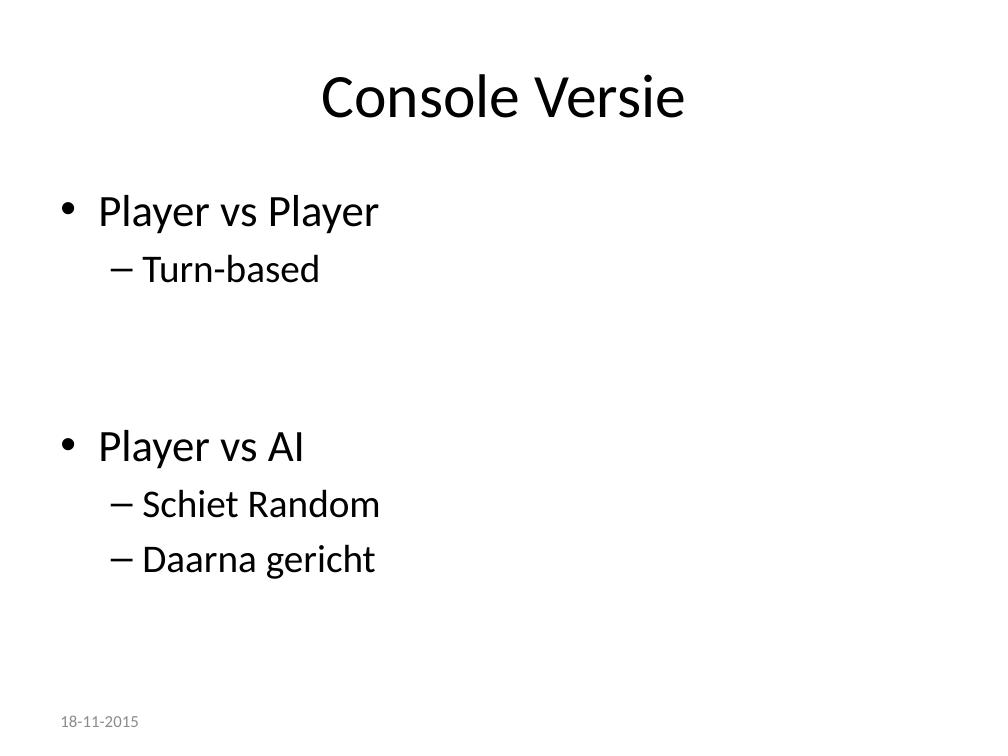
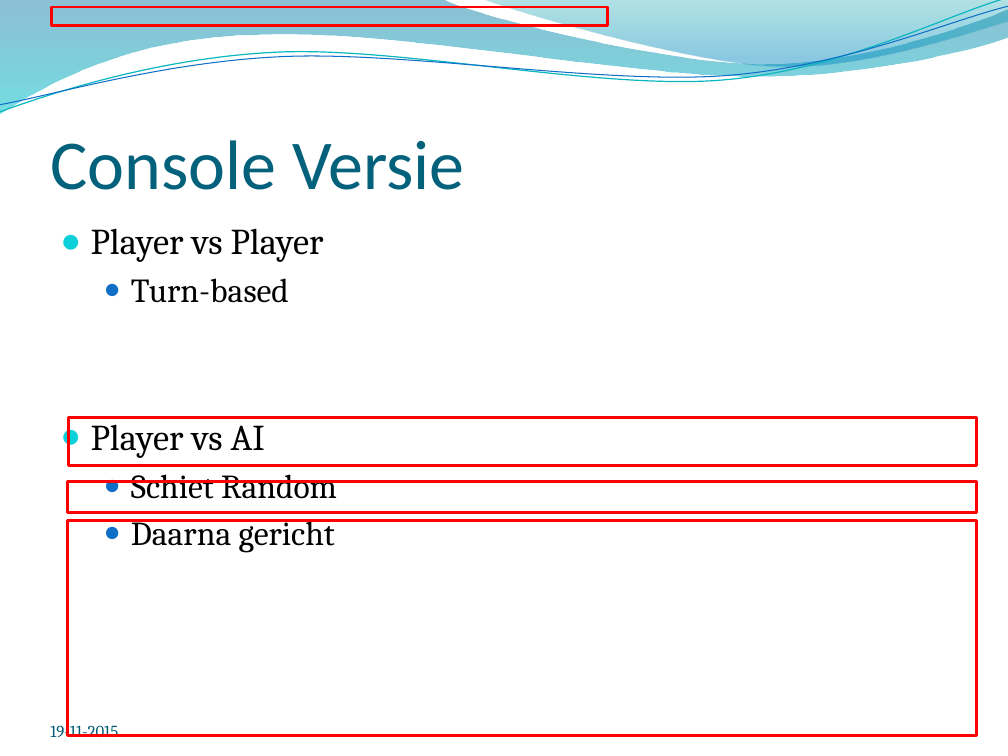
Before and after one commit to kevinrijs/ZeeSlagOnline, a slide deck: slide 5 of ZeeslagPresentatie2.pptx. Drawn at 1008x756 pixels with LibreOffice and Linux fonts; fonts in the diff are those of the drawing; background and template pictures are left out. Boxes give left, top, right and bottom in pixels: in the first picture for what was removed or moved away, otherwise in the second. Text is boxed around its words. In the diff, an @@ line names an element or a change of style, - is before the commit and + after.

```diff
--- a/ZeeslagPresentatie2.pptx
+++ b/ZeeslagPresentatie2.pptx
@@ freeform shape added at (x1=0, y1=0, x2=1008, y2=114), fill gradient #0074A1 to #00C6CF @@
@@ freeform shape added at (x1=0, y1=0, x2=1008, y2=117), outline #0AB8BF 0.85 pt @@
@@ freeform shape added at (x1=0, y1=6, x2=1008, y2=112), outline #0F6FC6 0.75 pt @@
@@ rectangle added at (x1=51, y1=7, x2=607, y2=26), outline #FF0000 2 pt @@
@@ freeform shape added at (x1=483, y1=0, x2=1008, y2=70), fill gradient #00A1A9 to #008BBF @@
@@ title "Console Versie" moved from (x1=321, y1=74, x2=686, y2=118) to (x1=50, y1=140, x2=464, y2=190) @@
@@ title "Console Versie" at (x1=50, y1=140, x2=464, y2=190): size 44 to 50 pt, text colour #000000 to #04617B; alignment centre to left; vertical alignment middle to bottom @@
@@ text "Player vs Player" moved from (x1=98, y1=195, x2=381, y2=579) to (x1=91, y1=228, x2=337, y2=553) @@
@@ text "Player vs Player" at (x1=91, y1=228, x2=337, y2=553): size 32 to 26 pt in "Player vs Player", "Player vs AI"; font Calibri to Cambria; size 28 to 24 pt in "Turn-based", "Schiet Random", "Daarna gericht"; bullet • to ●; less space between paragraphs; bullet – to ● @@
@@ rectangle added at (x1=69, y1=417, x2=977, y2=465), outline #FF0000 2 pt @@
@@ rectangle added at (x1=68, y1=481, x2=977, y2=512), outline #FF0000 2 pt @@
@@ rectangle added at (x1=68, y1=521, x2=977, y2=736), outline #FF0000 2 pt @@
@@ text "19-11-2015" at (x1=50, y1=722, x2=118, y2=737): vertical alignment middle to bottom @@
@@ text at (x1=50, y1=722, x2=118, y2=737): text changed; font Calibri to Cambria; text colour #8C8C8C to #045D75 @@
-18-11-2015
+19-11-2015
```
Also in this commit, not shown: 13 other slides changed, 3 other files.
